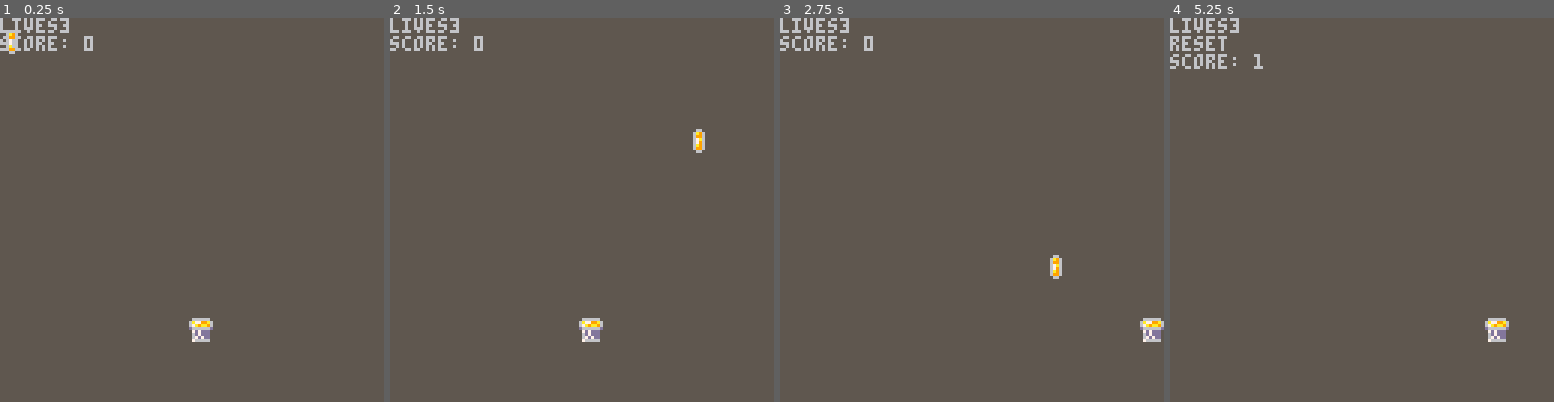
Above: before the commit, frames 1-4 (left to right).
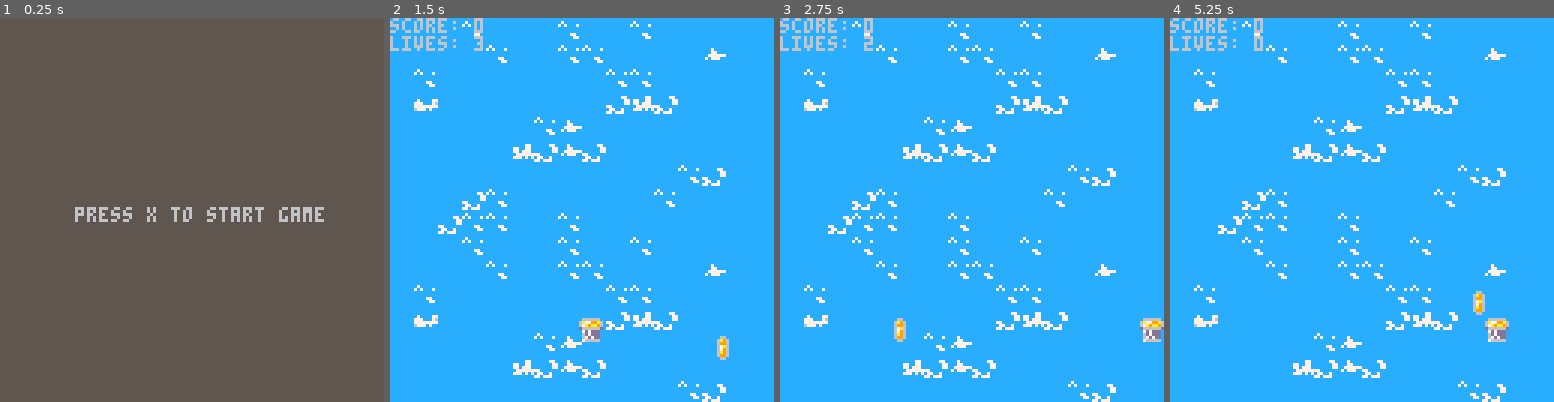
Above: after the commit, the same moments.

Repository: DevonJenkins/coin-drop
Game: PICO-8 cartridge coin-drop.p8
Same seed, same stepped clock (60 frames per second), same inputs: the game is played once before the commit and once after it.
Inputs:
- Up to frame 1 (0.25 s): no input
- Up to frame 2 (1.5 s): tap X (X key) at 0.33, 1.07 s
- Up to frame 3 (2.75 s): hold Right 1.6-2.1 s; tap X (X key) at 1.85 s; hold Right from 2.47 s (still down)
- Up to frame 4 (5.25 s): tap X (X key) at 2.97, 4.08, 5.2 s; release Right at 3.03 s; hold Left 3.08-3.58 s; hold Right 4.02-4.68 s; hold Left from 5.08 s (still down)

The runs differ from the first frame. In frame 1, 2.2% of the frame differs, in the area x 0-85%, y 0-85%; in frame 2, 99%; in frame 3, 99%; in frame 4, 99%, in the area x 0-100%, y 0-100%.

Commit message:
Add files via upload

Diff:
--- a/coin-drop.p8
+++ b/coin-drop.p8
@@ -2,7 +2,12 @@
 version 43
 __lua__
 function _init()
+	game = {
+		state = "menu",
+		level = 1,
+	}
 	bucket = {
+		movement = "false",
 		x = 63,
 		y = 100,
 		fx = false,
@@ -14,7 +19,7 @@
 			}
 
 	coin = {
-		x = flr(rnd(2,125)),
+		x = flr(rnd(2,124)),
 		y = 4,
 		fx = false,
 		fy = false,
@@ -27,21 +32,13 @@
 end
 
 function _update()
-	-- bucket movement
-	if
-		btn(⬅️) then bucket.x -= bucket.speed
-	elseif
-		btn(➡️) then bucket.x += bucket.speed
-	end
-	-- bucket edge detection
-	if bucket.x <= 0 then bucket.x = 0
-	elseif bucket.x >= 120 then bucket.x = 120
-	end
+	if game.state == "game"
+	then
+		bucket_movement()
+		bucket_edge_detection()
 
-	--when condition is met
-	if coin.fall == true
-	then
-	coin.y += coin.speed
+		coin_fall()
+		coin_collision()
 	end
 
 	if coin.y >= 120
@@ -50,13 +47,91 @@
 	bucket.lives -= 1
 	end
 
+
+end
+
+function _draw()
+	cls(5)
+	if game.state == "menu"
+	and
+	btn(❎)
+	then
+		bucket.movement = true
+		game.state = "game"
+	 coin.fall = true
+	 coin.rst = true
+	end
+
+	if game.state == "game" then
+		cls(1)
+		map(0)
+		--cls(12) for blue
+		if coin.rst == false then
+		 spr(coin.sprite, coin.x, coin.y)
+		else
+			coin.y=4
+			coin.x=flr(rnd(125))
+			coin.rst=false
+		end
+
+		print("score: "..bucket.score)
+		print("lives: "..bucket.lives)
+		spr(bucket.sprite, bucket.x, bucket.y)
+
+		if
+			bucket.lives < 0
+		then
+			game.state = "gameover"
+			bucket.lives = 3
+			bucket.score = 0
+		end
+	elseif game.state == "menu"
+	then
+	 print("press x to start game",25,63)
+ elseif game.state == "gameover"
+ then
+ 		cls()
+			print("game over",50,63)
+			print("press x to restart",40,70)
+ 		if btnp(❎)
+ 		then
+ 			game.state="game"
+ 		end
+ end
+end
+-->8
+-- helper functions
+function bucket_movement()
+	if bucket.movement == true
+	then
+		if
+			btn(⬅️) then bucket.x -= bucket.speed
+		elseif
+			btn(➡️) then bucket.x += bucket.speed
+		end
+	end
+end
+
+function bucket_edge_detection()
+	if bucket.x <= 0 then bucket.x = 0
+	elseif bucket.x >= 120 then bucket.x = 120
+	end
+end
+
+function coin_fall()
+	if coin.fall == true
+	then
+	coin.y += coin.speed
+	end
+end
+
+function coin_collision()
 	if
 	coin.x >= bucket.x - 4
 	and
 	coin.x <= bucket.x + 4
 	and
 	coin.y >= bucket.y - 4
-	-- i need to refined the y logic
 	and
 	coin.y <= bucket.y +4
 
@@ -64,56 +139,55 @@
 	 coin.rst = true
 	 bucket.score += 1
 	end
-
-	--bucket/coin collision detection
-
 end
 
-function _draw()
-	cls(5)
-	print("lives" .. bucket.lives)
-	spr(bucket.sprite, bucket.x, bucket.y)
-	-- when conditiion is met
-	if btn(❎) then
-		-- reset sprite
-	 coin.fall = true
-	 coin.rst = true
-	 -- if coin touches bucket
-	 -- or bottom of map, reset
-		print("reset")
-
-	end
-
-	if coin.rst == false then
-	 spr(coin.sprite, coin.x, coin.y)
-	end
-
-	if coin.rst == true then
-		coin.y=4
-		coin.x=flr(rnd(125))
-		coin.rst=false
-	end
-
-	print("score: "..bucket.score)
-
-end
 -->8
--- helper functions
--->8
---psuedocode
-
+--[[ psuedocode
 --while moving, make sound
 --make sound when i catch a coin
+--how to build a one up
 
+				- create a heart sprite
+				  or use "♥" char
+				- every time a coin drops
+						pick a random number on
+						a range. the range may
+						change depending on the
+						level. when a specific
+						number in that range is
+						selected, drop a heart sprite.
+				- should heart speed increase
+						at same rate as coin speed?
+
+--]]
 __gfx__
-00000000066666600006600000000000000000000000000000000000000000000000000000000000000000000000000000000000000000000000000000000000
-000000006a7799a6006a960000000000000000000000000000000000000000000000000000000000000000000000000000000000000000000000000000000000
-0070070067a9aa960069960000000000000000000000000000000000000000000000000000000000000000000000000000000000000000000000000000000000
-00077000d666666d0067a60000000000000000000000000000000000000000000000000000000000000000000000000000000000000000000000000000000000
-0007700007d7ddd00067960000000000000000000000000000000000000000000000000000000000000000000000000000000000000000000000000000000000
-0070070006d7ddd0006a960000000000000000000000000000000000000000000000000000000000000000000000000000000000000000000000000000000000
-00000000067d7dd00069960000000000000000000000000000000000000000000000000000000000000000000000000000000000000000000000000000000000
-00000000076666600006600000000000000000000000000000000000000000000000000000000000000000000000000000000000000000000000000000000000
+000000000666666000066000cccccccccccccccccccccccccccccccccccccccccccccccc00000000000000000000000000000000000000000000000000000000
+000000006a7799a6006a9600ccccccccc7cccccccccccccccccccccccccccccccccccccc00000000000000000000000000000000000000000000000000000000
+0070070067a9aa9600699600cccccccc7c7ccc7cccccccccccccc77cccccc77cccc7cccc00000000000000000000000000000000000000000000000000000000
+00077000d666666d0067a600ccccccccccccccccc7cccc77c77cc77ccccccc77ccc77ccc00000000000000000000000000000000000000000000000000000000
+0007700007d7ddd000679600cccccccccccccccc777ccc76c77c777ccccccc77cc77777700000000000000000000000000000000000000000000000000000000
+0070070006d7ddd0006a9600cccccccccccc77cc77777777cc77777777ccccccc7c777cc00000000000000000000000000000000000000000000000000000000
+00000000067d7dd000699600ccccccccccccc77c6777c7ccc777c7c7c77cc7cccccccccc00000000000000000000000000000000000000000000000000000000
+000000000766666000066000cccccccccccccccccccccccccccccccc77c777cccccccccc00000000000000000000000000000000000000000000000000000000
 __gff__
 0000020000000000000000000000000000000000000000000000000000000000000000000000000000000000000000000000000000000000000000000000000000000000000000000000000000000000000000000000000000000000000000000000000000000000000000000000000000000000000000000000000000000000
 0000000000000000000000000000000000000000000000000000000000000000000000000000000000000000000000000000000000000000000000000000000000000000000000000000000000000000000000000000000000000000000000000000000000000000000000000000000000000000000000000000000000000000
+__map__
+0303030403030304030304030303030303030304030303040303040303030303000000000000000000000000000000000000000000000000000000000000000000000000000000000000000000000000000000000000000000000000000000000000000000000000000000000000000000000000000000000000000000000000
+0303030304030304040303030308030303030303040303040403030303080303000000000000000000000000000000000000000000000000000000000000000000000000000000000000000000000000000000000000000000000000000000000000000000000000000000000000000000000000000000000000000000000000
+0304030303030303030404030303030303040303030303030304040303030303000000000000000000000000000000000000000000000000000000000000000000000000000000000000000000000000000000000000000000000000000000000000000000000000000000000000000000000000000000000000000000000000
+0305030303030303030706070303030303050303030303030307060703030303000000000000000000000000000000000000000000000000000000000000000000000000000000000000000000000000000000000000000000000000000000000000000000000000000000000000000000000000000000000000000000000000
+0303030303030408030303030303030303030303030304080303030303030303000000000000000000000000000000000000000000000000000000000000000000000000000000000000000000000000000000000000000000000000000000000000000000000000000000000000000000000000000000000000000000000000
+0303030303060708070303030303030303030303030607080703030303030303000000000000000000000000000000000000000000000000000000000000000000000000000000000000000000000000000000000000000000000000000000000000000000000000000000000000000000000000000000000000000000000000
+0303030303030303030303030407030303030303030303030303030304070303000000000000000000000000000000000000000000000000000000000000000000000000000000000000000000000000000000000000000000000000000000000000000000000000000000000000000000000000000000000000000000000000
+0303030704030303030303040303030303030307040303030303030403030303000000000000000000000000000000000000000000000000000000000000000000000000000000000000000000000000000000000000000000000000000000000000000000000000000000000000000000000000000000000000000000000000
+0303070404030304030303030303030303030704040303040303030303030303000000000000000000000000000000000000000000000000000000000000000000000000000000000000000000000000000000000000000000000000000000000000000000000000000000000000000000000000000000000000000000000000
+0303030403030304030304030303030303030304030303040303040303030303000000000000000000000000000000000000000000000000000000000000000000000000000000000000000000000000000000000000000000000000000000000000000000000000000000000000000000000000000000000000000000000000
+0303030304030304040303030308030303030303040303040403030303080303000000000000000000000000000000000000000000000000000000000000000000000000000000000000000000000000000000000000000000000000000000000000000000000000000000000000000000000000000000000000000000000000
+0304030303030303030404030303030303040303030303030304040303030303000000000000000000000000000000000000000000000000000000000000000000000000000000000000000000000000000000000000000000000000000000000000000000000000000000000000000000000000000000000000000000000000
+0305030303030303030706070303030303050303030303030307060703030303000000000000000000000000000000000000000000000000000000000000000000000000000000000000000000000000000000000000000000000000000000000000000000000000000000000000000000000000000000000000000000000000
+0303030303030408030303030303030303030303030304080303030303030303000000000000000000000000000000000000000000000000000000000000000000000000000000000000000000000000000000000000000000000000000000000000000000000000000000000000000000000000000000000000000000000000
+0303030303060708070303030303030303030303030607080703030303030303000000000000000000000000000000000000000000000000000000000000000000000000000000000000000000000000000000000000000000000000000000000000000000000000000000000000000000000000000000000000000000000000
+0303030303030303030303030407030303030303030303030303030304070303000000000000000000000000000000000000000000000000000000000000000000000000000000000000000000000000000000000000000000000000000000000000000000000000000000000000000000000000000000000000000000000000
+0303030704030303030303040303030303030307040303030303030403030303000000000000000000000000000000000000000000000000000000000000000000000000000000000000000000000000000000000000000000000000000000000000000000000000000000000000000000000000000000000000000000000000
+0303070404030304030303030303030303030704040303040303030303030303000000000000000000000000000000000000000000000000000000000000000000000000000000000000000000000000000000000000000000000000000000000000000000000000000000000000000000000000000000000000000000000000
